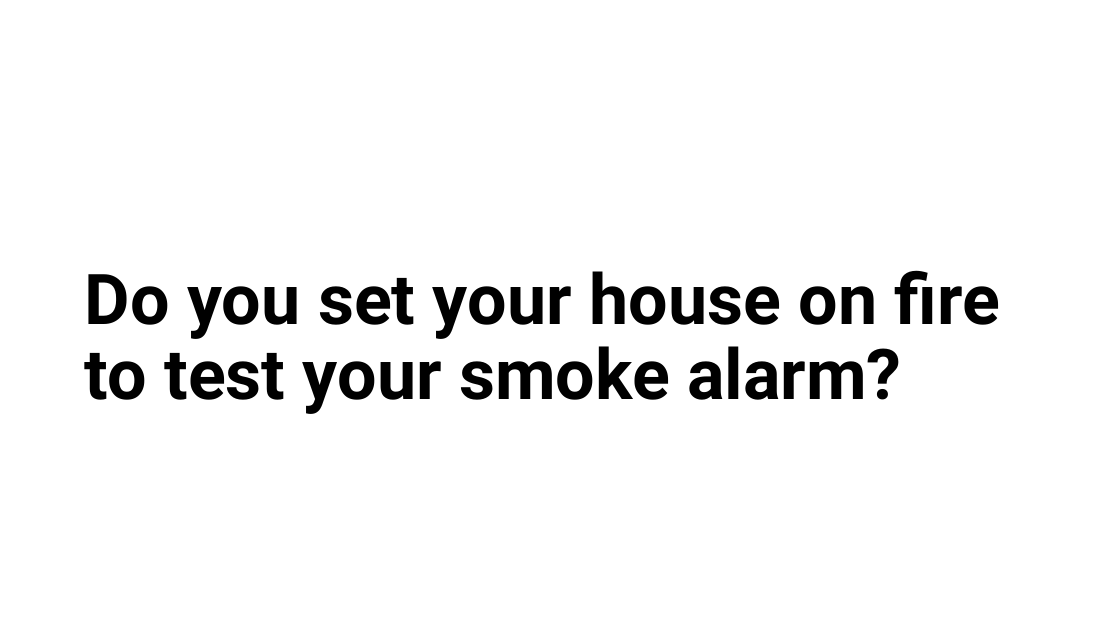
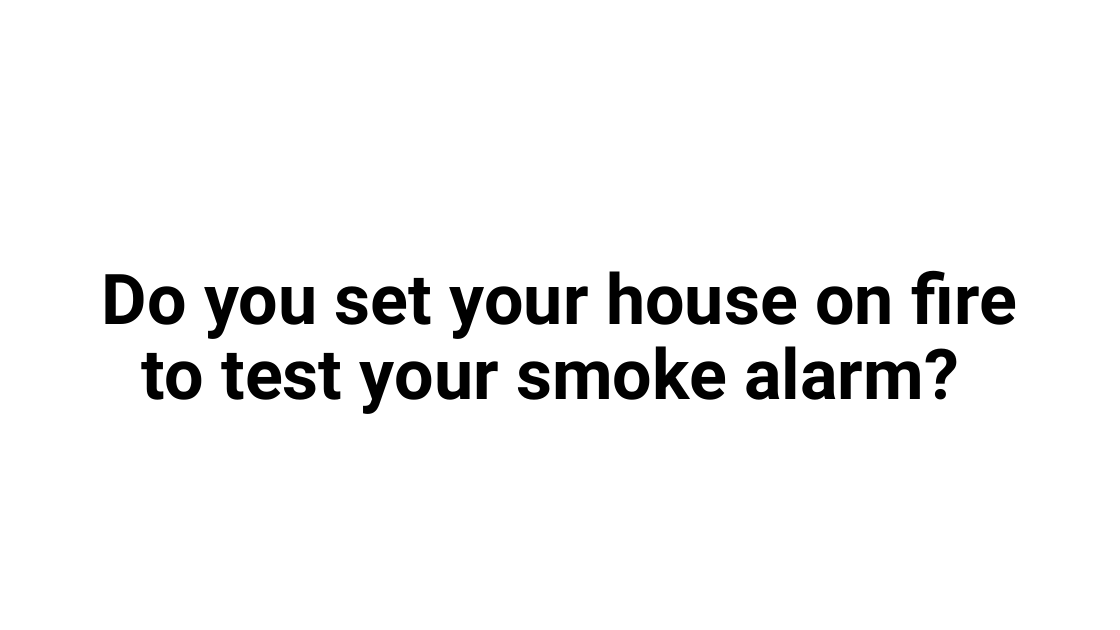
Before and after one commit to m4cx/consumer-driven-contract-testing-pact, a slide deck: slide 13 of powerpoint/Consumer-Driven Contract Tests using PACT.pptx (slide 15 before the commit). Drawn at 1120x630 pixels with LibreOffice and Linux fonts; fonts in the diff are those of the drawing. Boxes give left, top, right and bottom in pixels: in the first picture for what was removed or moved away, otherwise in the second. Text is boxed around its words. In the diff, an @@ line names an element or a change of style, - is before the commit and + after.

```diff
--- a/powerpoint/Consumer-Driven Contract Tests using PACT.pptx
+++ b/powerpoint/Consumer-Driven Contract Tests using PACT.pptx
@@ title "Do you set your house ...": place and size @@
-title "Do you set your house ..." at (85, 270, 1000, 414)
+title "Do you set your house ..." at (102, 270, 1017, 414)
@@ title "Do you set your house ..." at (102, 270, 1017, 414): alignment left to centre @@
```
Also in this commit, not shown: 9 other slides changed, 8 slides added, 6 slides removed.
